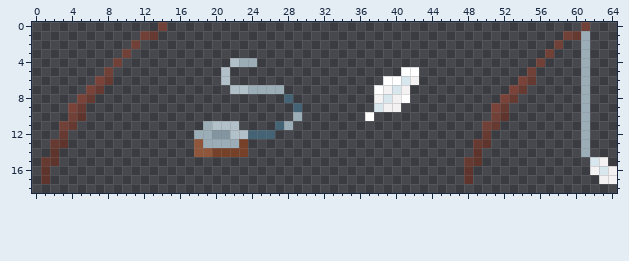
Pixel-art file -- Creative/Art/Items/Stick_wire_feather_combined.aseprite. That is the earlier state.
65x19 pixels, 1 frame.
And afterwards:
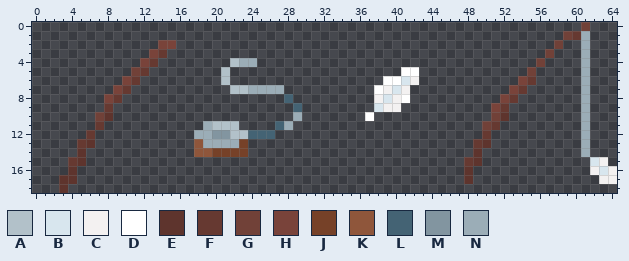
Palette (. is transparent): A #b2c1c9  B #d8e6ee  C #f3f1f1  D #ffffff  E #5e342d  F #663931  G #714138  H #79433a  J #764128  K #8f563b  L #446374  M #8295a0  N #9badb7
Edits made:
@@ x 0..17 @@
- 0 ..............G...
- 1 ............GF....
- 2 ...........G......
- 3 ..........G.......
- 4 .........G........
- 5 ........G.........
- 6 .......HF.........
- 7 ......HF..........
- 8 .....HF...........
- 9 ....HF............
-10 ....GE............
-11 ...GF.............
-12 ...F..............
-13 ..FE..............
-14 ..E...............
-15 .FE...............
-16 .E................
-17 .E................
-18 ..................
+ 0 ..................
+ 1 ..................
+ 2 ..............HH..
+ 3 .............HF...
+ 4 ............HF....
+ 5 ...........GF.....
+ 6 ..........HF......
+ 7 .........HF.......
+ 8 ........HF........
+ 9 ........F.........
+10 .......GE.........
+11 .......F..........
+12 ......F...........
+13 .....FE...........
+14 .....E............
+15 ....FE............
+16 ....E.............
+17 ...EE.............
+18 ...E..............
Pixel boxes of the changes (left, top, right, bottom) in both pictures:
changed: (41, 22, 176, 193)
